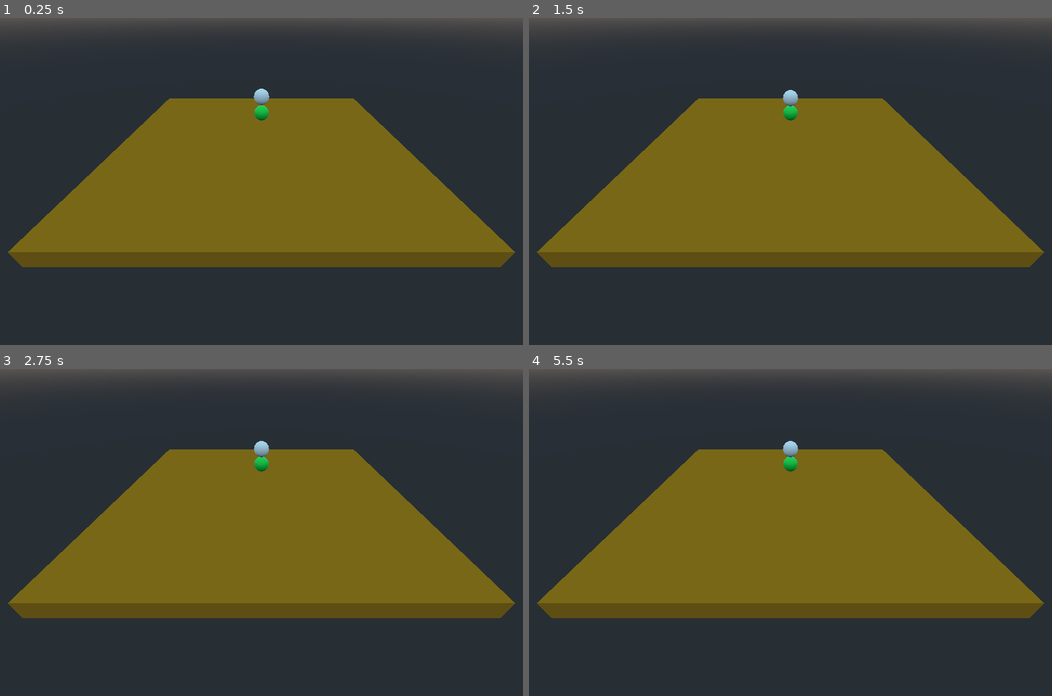
Above: before the commit, frames 1-4 (two rows, left to right).
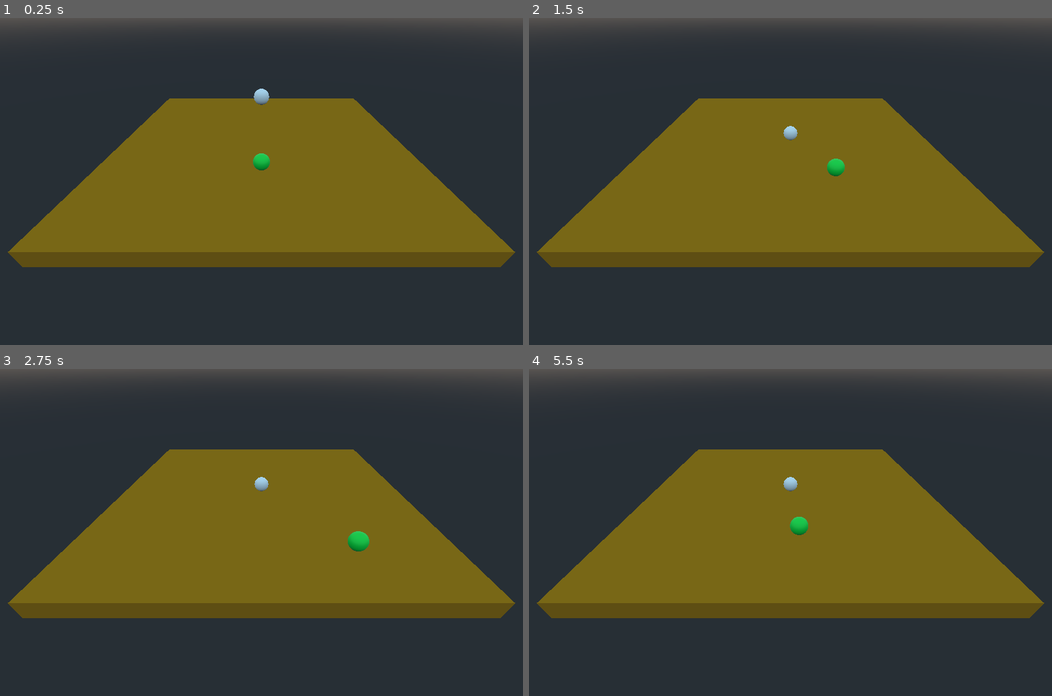
Above: after the commit, the same moments.

Repository: nickykendy/My-First-3D-project
Game: Godot game, scene res://Level.tscn
Two runs of this game, one before a commit and one after it. Both use one fixed random seed, a clock stepped at 60 frames per second and the inputs below.
Inputs:
- Up to frame 1 (0.25 s): no input
- Up to frame 2 (1.5 s): hold Right (ui_right) 0.53-1.28 s; hold Down (ui_down) from 1.28 s (still down)
- Up to frame 3 (2.75 s): release Down (ui_down) at 2.03 s; hold Right (ui_right) from 2.03 s (still down)
- Up to frame 4 (5.5 s): release Right (ui_right) at 2.78 s; hold Up (ui_up) 2.78-3.53 s; hold Left (ui_left) 3.53-5.03 s; hold Down (ui_down) from 5.03 s (still down)

The runs differ from the first frame. In frame 1, 0.2% of the frame differs, in the area x 48-52%, y 26-47%; in frame 2, 0.4%; in frame 3, 0.5%, in the area x 48-71%, y 22-56%; in frame 4, 0.5%.

Commit message:
add player movement

Diff:
--- a/MyFirst3DProject/Level.tscn
+++ b/MyFirst3DProject/Level.tscn
@@ -19,6 +19,7 @@
 [node name="Level" type="Spatial"]
 
 [node name="Floor" type="StaticBody" parent="."]
+editor/display_folded = true
 
 [node name="CollisionShape" type="CollisionShape" parent="Floor"]
 shape = SubResource( 1 )
@@ -42,4 +43,4 @@
 transform = Transform( 1, 0, 0, 0, 0.8074, 0.590004, 0, -0.590004, 0.8074, 0, 16.3515, 31.5453 )
 
 [node name="Player" parent="." instance=ExtResource( 1 )]
-transform = Transform( 1, 0, 0, 0, 1, 0, 0, 0, 1, 0, 5, 0 )
+transform = Transform( 1, 0, 0, 0, 1, 0, 0, 0, 1, 0, 1.87001, 8 )
--- a/MyFirst3DProject/Player.gd
+++ b/MyFirst3DProject/Player.gd
@@ -2,9 +2,30 @@
 
 const SPD = 6
 const ROT = 4
+var velocity = Vector3()
 
 func _physics_process(delta):
 	var _right = Input.is_action_pressed("ui_right")
 	var _left = Input.is_action_pressed("ui_left")
 	var _up = Input.is_action_pressed("ui_up")
 	var _down = Input.is_action_pressed("ui_down")
+
+	if _right and _left:
+		velocity.x = 0
+	elif _right:
+		velocity.x = SPD
+	elif _left:
+		velocity.x = -SPD
+	else:
+		velocity.x = lerp(velocity.x, 0, 0.1)
+
+	if _up and _down:
+		velocity.z = 0
+	elif _up:
+		velocity.z = -SPD
+	elif _down:
+		velocity.z = SPD
+	else:
+		velocity.z = lerp(velocity.z, 0, 0.1)
+
+	move_and_slide(velocity)
